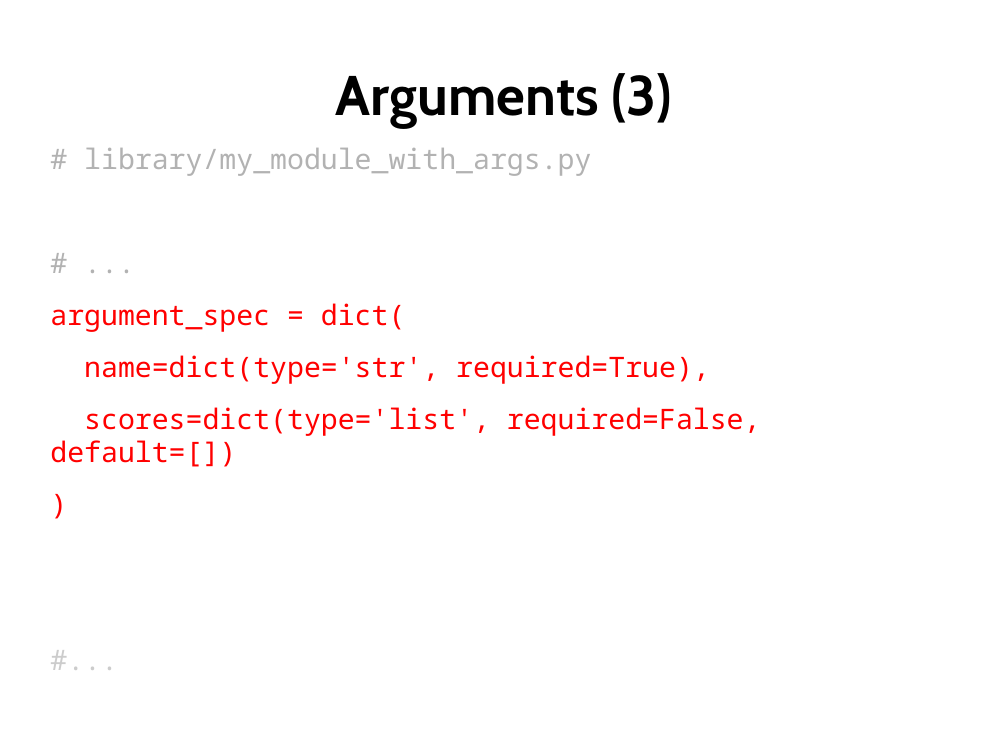
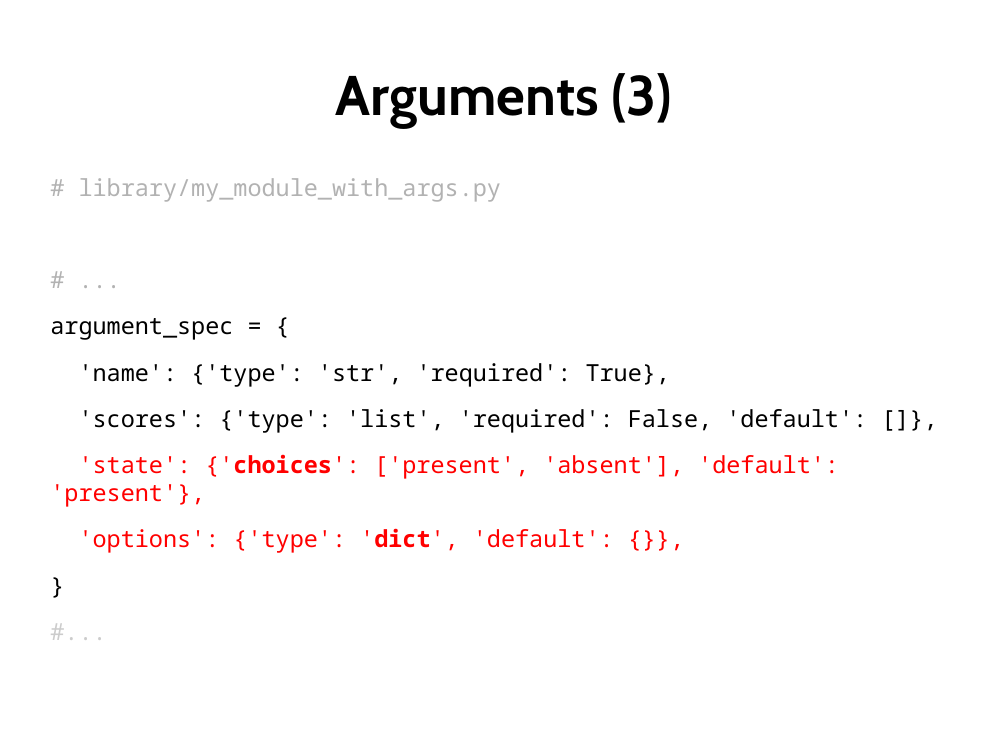
Before and after one commit to lipanski/ansible-custom-modules-demo, a slide deck: slide 15 of slides/custom-modules.odp. Drawn at 1008x756 pixels with LibreOffice and Linux fonts; fonts in the diff are those of the drawing. Boxes give left, top, right and bottom in pixels: in the first picture for what was removed or moved away, otherwise in the second. Text is boxed around its words. In the diff, an @@ line names an element or a change of style, - is before the commit and + after.

```diff
--- a/slides/custom-modules.odp
+++ b/slides/custom-modules.odp
@@ text at box(79, 178, 502, 202): size 22.2 to 18.5 pt in "# library/my_module_with_args.py", "# ...", "#..." @@
@@ text at box(50, 318, 867, 553): text changed; size 22.2 to 18.5 pt; text colour #FF0000 to #000000 @@
-argument_spec = dict(
-name=dict(type='str', required=True),
-scores=dict(type='list', required=False, default=[])
-)
+argument_spec = {
+'name': {'type': 'str', 'required': True},
+'scores': {'type': 'list', 'required': False, 'default': []},
+'state': {'choices': ['present', 'absent'], 'default': 'present'},
+'options': {'type': 'dict', 'default': {}},
+}
```
Also in this commit, not shown: 3 other slides changed, 1 slide added, 2 other files.
